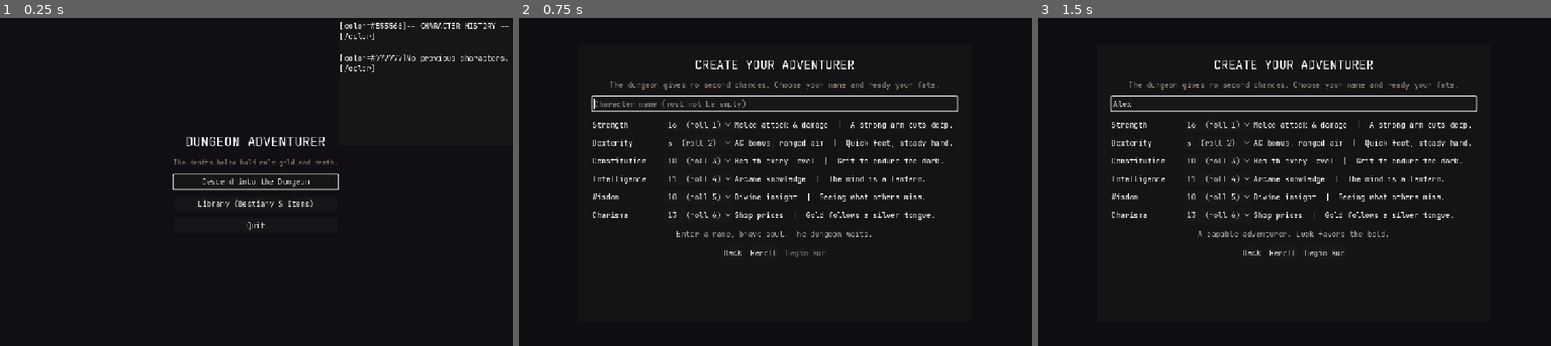
Above: before the commit, frames 1-3 (left to right).
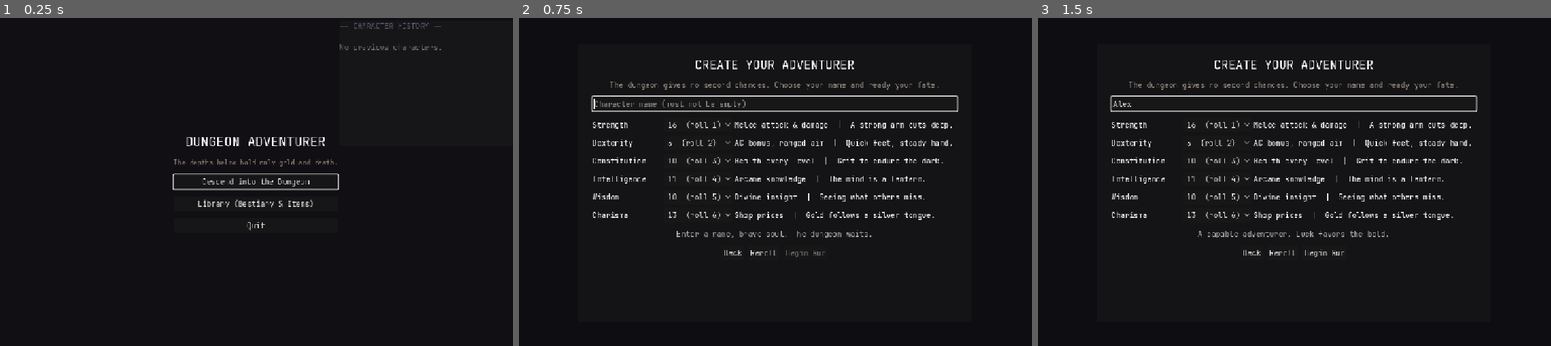
Above: after the commit, the same moments.

Repository: damiankovac0-pixel/DND-Roguelike-Dungeon-Crawler
Game: Godot game, scene res://scenes/main_menu.tscn
Same seed, same stepped clock (60 frames per second), same inputs: the game is played once before the commit and once after it.
Inputs (mouse positions are in pixels of both pictures, inside the frame that each line leads up to):
- Up to frame 1 (0.25 s): no input
- Up to frame 2 (0.75 s): click "Descend into the Dungeon" at 0.5 s
- Up to frame 3 (1.5 s): click (1294, 103) at 1.27 s; type "Alex" at 1.35 s

The runs differ from the first frame. In frame 1, 0.8% of the frame differs, in the area x 66-100%, y 1-17%; in frame 2, nothing differs; in frame 3, nothing differs.

Commit message:
Enable BBCode rendering for character history

Diff:
--- a/scripts/ui/main_menu.gd
+++ b/scripts/ui/main_menu.gd
@@ -13,6 +13,7 @@
 	start_button.pressed.connect(_on_start_pressed)
 	library_button.pressed.connect(_on_library_pressed)
 	quit_button.pressed.connect(_on_quit_pressed)
+	history_output.bbcode_enabled = true
 	_refresh_history()
 	start_button.grab_focus()
 
